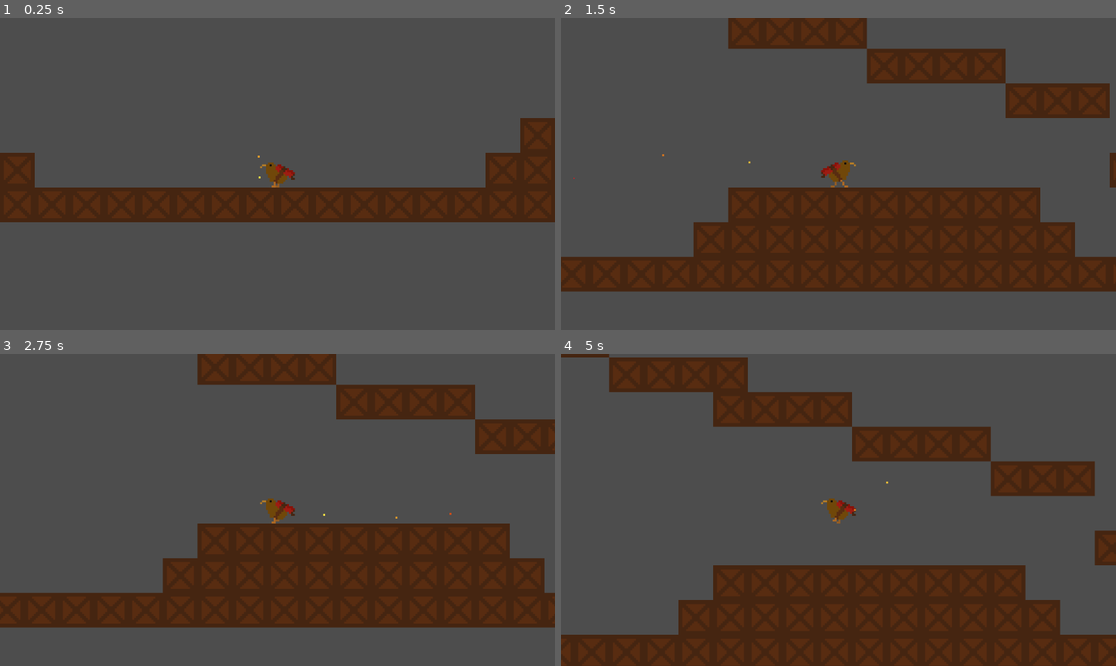
Above: before the commit, frames 1-4 (two rows, left to right).
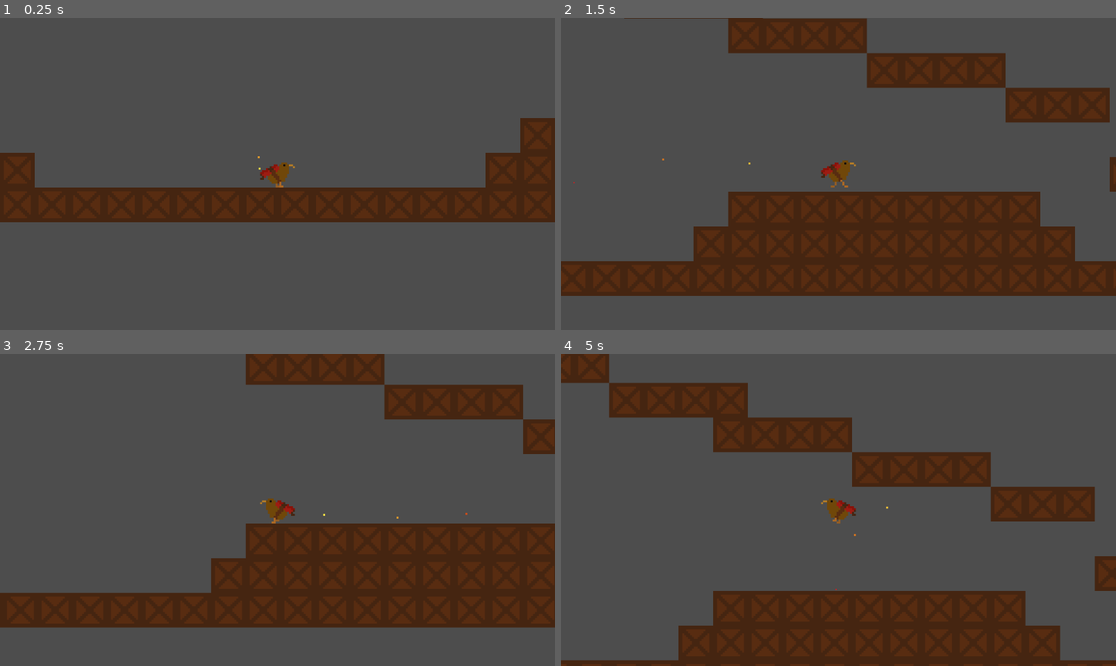
Above: after the commit, the same moments.

Repository: PixelParrot4/tactical-explosive-kiwi-simulator-2004
Game: Godot game, scene res://level_1.tscn
The game is run twice, just before and just after one commit, with the same random seed, the same clock (stepped at 60 frames per second) and the same inputs. This scene is started directly instead of the project's main scene.
Inputs:
- Up to frame 1 (0.25 s): no input
- Up to frame 2 (1.5 s): tap Enter at 0.5 s; hold Right (right) from 0.53 s (still down); tap Up (ui_up) at 0.77 s
- Up to frame 3 (2.75 s): tap Up (ui_up) at 1.52 s; release Right (right) at 2.03 s; hold Left (left) from 2.03 s (still down)
- Up to frame 4 (5 s): release Left (left) at 2.78 s; hold Right (right) 2.78-4.28 s; tap Up (ui_up) at 3.02, 3.77, 4.52 s; hold Left (left) from 4.28 s (still down)

The runs differ from the first frame. In frame 1, 0.3% of the frame differs, in the area x 46-54%, y 44-55%; in frame 2, 4.5%; in frame 3, 7.7%; in frame 4, 24%, in the area x 0-100%, y 1-99%.

Commit message:
tried to implement skidding

Diff:
--- a/player.gd
+++ b/player.gd
@@ -1,4 +1,3 @@
-#script adapted from Wiho does Puzzle-Platfroming (unreleased)
 extends CharacterBody2D
 
 @onready var AnimatedSprite = $AnimatedSprite2D
@@ -10,12 +9,12 @@
 var JUMP_VELOCITY = -775
 var EXTRA_FALL_GRAVITY = 37
 var GRAVITY = 1000
-var FRICTION = 70
+var FRICTION = 0
 var WARNING_BEFORE_DETONATION = 5
 var times_timer_timedout = 0
+var skidding = false
 
-
-#gravity and jump (using videos "Pixel Platformer Tutorial [...]"* parts 1+2 by HeartBeast)
+#gravity and jump (adapted from Wiho does Puzzle-Platfroming (unreleased))
 func _physics_process(delta):
 	velocity.y += 10 #downward accelaration due to gravity
 	move_and_slide() #handles player movement i think
@@ -47,17 +46,25 @@
 	if direction:
 		#NOTE TO SELF: move_toward(from, to, delta)
 		velocity.x = move_toward(velocity.x, direction * MAX_SPEED, 40)
-	else:
-		velocity.x = move_toward(velocity.x, 0, FRICTION)
+	elif skidding == false:
+		velocity.x = move_toward(velocity.x, 0, MAX_SPEED)
 
 
 
-#animation
+#animations
+#func _input(event: InputEvent) -> void:
 	if is_on_floor():
 		if velocity.x == 0:
 			AnimatedSprite.play("idle")
+		elif Input.is_action_pressed("left") or Input.is_action_pressed("right"):
+			AnimatedSprite.play("walk")
+
+
+		if Input.is_action_pressed("left") and Input.is_action_pressed("right"):
+			velocity.x = move_toward(velocity.x, 0, FRICTION)
+			skidding = true
 		else:
-			AnimatedSprite.play("walk")
+			skidding = false
 
 	#else:
 		#if velocity.y < 0:
@@ -66,18 +73,18 @@
 			#AnimatedSprite.play("fall")
 
 	#horizontal flipping
-	if velocity.x < 0:
+	if velocity.x > 0:
+		AnimatedSprite.flip_h = false
+		Sparks1.position = Vector2(-34,10)
+		Sparks2.position = Vector2(-34,10)
+	elif velocity.x < 0:
 		AnimatedSprite.flip_h = true
 		Sparks1.position = Vector2(34,10)
 		Sparks2.position = Vector2(34,10)
-	elif velocity.x > 0:
-		AnimatedSprite.flip_h = false
-		Sparks1.position = Vector2(-34,10)
-		Sparks2.position = Vector2(-34,10)
 
 
 
-
+	print(skidding)
 #####################################################
 
 
--- a/player.tscn
+++ b/player.tscn
@@ -118,8 +118,7 @@
 
 [node name="AnimatedSprite2D" type="AnimatedSprite2D" parent="."]
 sprite_frames = SubResource("SpriteFrames_lq2vb")
-animation = &"walk"
-flip_h = true
+animation = &"idle"
 
 [node name="CollisionShape2D" type="CollisionShape2D" parent="."]
 shape = SubResource("CapsuleShape2D_80y7r")
